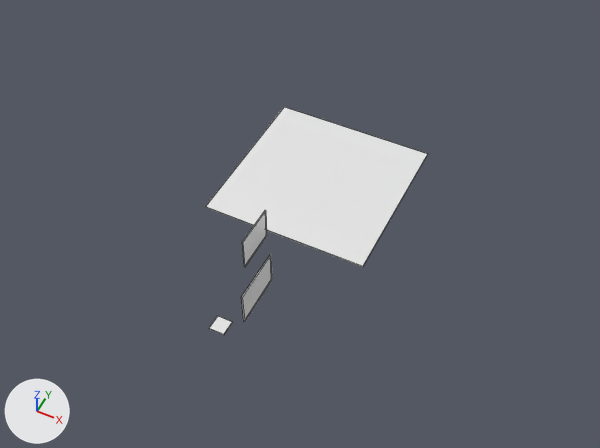
The Blender file assets/models/map.blend as it was, and as the next commit left it.
Both versions are drawn from a 50 mm camera at (60.3, -131.5, 145.3) aimed at (0.2, -11.3, -4.9). Lighting does not change. The marker at lower left points along +X, +Y and +Z. The first picture is the older version. Mesh edges are drawn as thin lines.
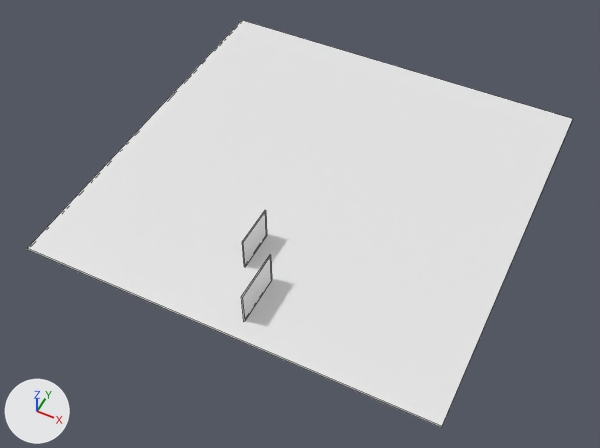
Where the newer file only moved an object's origin or applied its transform, the numbers keep the older frame.

Location of each change, (x1, y1, x2, y2) in pixels of the pictures (600 x 448 px):
'Cube', rescaled (144% wider, 154% taller)
    before: (205, 107, 428, 267)
    after: (27, 20, 573, 428)
'Cube.003', deleted
    before: (209, 316, 232, 335)

Edits to the bpy script that builds the scene:
```text
Change me_cube:
    used by ob_cube; location = (0.0, 0.0, 0.0); scale = (1.79, 1.79, 1.79)
    remove me_cube.from_pydata(...)  # 8 vertices, 6 faces; spans x -11.4..11.4, y -11.4..11.4, z -0.1..0.1
    add me_cube.from_pydata(...)  # 8 vertices, 6 faces; spans x -27.9..27.9, y -27.9..27.9, z -0.2..0.2
    me_cube part 1: the whole mesh is scaled about its middle by 2.44
Remove ob_cube_003:
    ob_cube_003 = bpy.data.objects.new('Cube.003', me_cube_003)
    ob_cube_003.location = (0.0, -48.4, 0.0)
    ob_cube_003.scale = (1.79, 1.79, 1.79)
```
